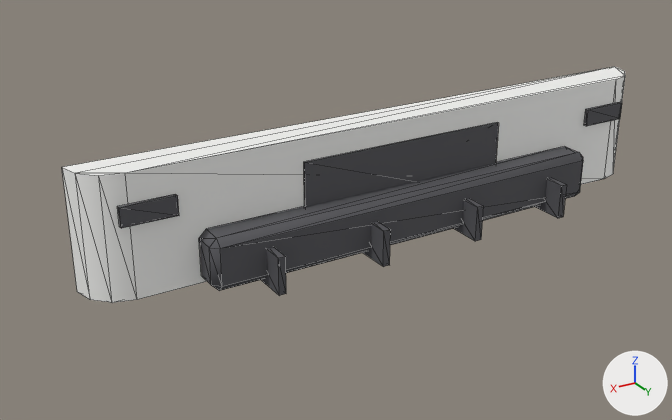
A saved change to the glTF model models/parts/bumperR_aero.glb.
The view is the same before and after, from a 50 mm lens placed at (1.362, 3.66, 1.284), pointed at (0.157, 1.651, 0.28). The lights are fixed; the arrows at lower right show +X, +Y and +Z. The picture after the commit comes second. Mesh edges are drawn as thin lines. Where no turn or scale is listed for an object, it has been applied to the vertices. Vertices at exactly the same position are counted once.

Objects in the first picture: 'bumperR_aero_mesh'.
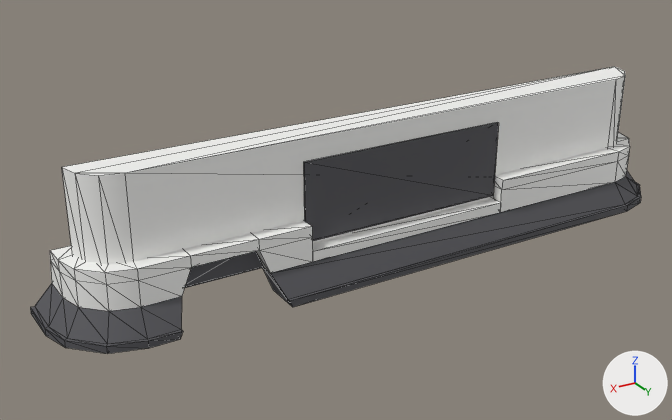
Location of each change, (x1, y1, x2, y2) in pixels of the pictures (672 x 420 px):
'bumperR_aero_mesh', reshaped (9% wider, 22% taller)
    before: (62, 67, 625, 303)
    after: (30, 67, 641, 354)
part 1 of me_bumperr_aero_mesh, added
    after: (30, 132, 641, 354)
part 2 of me_bumperr_aero_mesh, deleted
    before: (363, 221, 391, 267)
part 3 of me_bumperr_aero_mesh, deleted
    before: (584, 102, 622, 126)
part 4 of me_bumperr_aero_mesh, deleted
    before: (536, 178, 567, 218)
part 5 of me_bumperr_aero_mesh, deleted
    before: (454, 198, 483, 241)
part 6 of me_bumperr_aero_mesh, deleted
    before: (117, 194, 179, 228)
part 7 of me_bumperr_aero_mesh, deleted
    before: (199, 147, 583, 296)

Edits to the bpy script that builds the scene:
```text
Change me_bumperr_aero_mesh:
    used by ob_bumperr_aero_mesh; location = (0.0, 0.0, 0.0)
    remove me_bumperr_aero_mesh.from_pydata(...)  # 96 vertices, 156 faces; spans x -0.88..0.88, y 1.64..1.89, z 0.21..0.54
    add me_bumperr_aero_mesh.from_pydata(...)  # 178 vertices, 364 faces; spans x -0.97..0.97, y 1.54..1.85, z 0.14..0.54
    me_bumperr_aero_mesh part 1: a new loose piece of 154 vertices spanning x -0.97..0.97, y 1.54..1.85, z 0.14..0.32
    me_bumperr_aero_mesh part 2: the loose piece of 8 vertices spanning x 0.14..0.16, y 1.73..1.89, z 0.21..0.31 is deleted
    me_bumperr_aero_mesh part 3: the loose piece of 8 vertices spanning x -0.79..-0.65, y 1.75..1.76, z 0.41..0.47 is deleted
    me_bumperr_aero_mesh part 4: the loose piece of 8 vertices spanning x -0.46..-0.44, y 1.73..1.89, z 0.21..0.31 is deleted
    me_bumperr_aero_mesh part 5: the loose piece of 8 vertices spanning x -0.16..-0.14, y 1.73..1.89, z 0.21..0.31 is deleted
    me_bumperr_aero_mesh part 6: the loose piece of 8 vertices spanning x 0.65..0.79, y 1.75..1.76, z 0.41..0.47 is deleted
    me_bumperr_aero_mesh part 7
    32 vertices are removed from x -0.6..0.6, y 1.73..1.89, z 0.21..0.36
    56 faces are deleted
```
